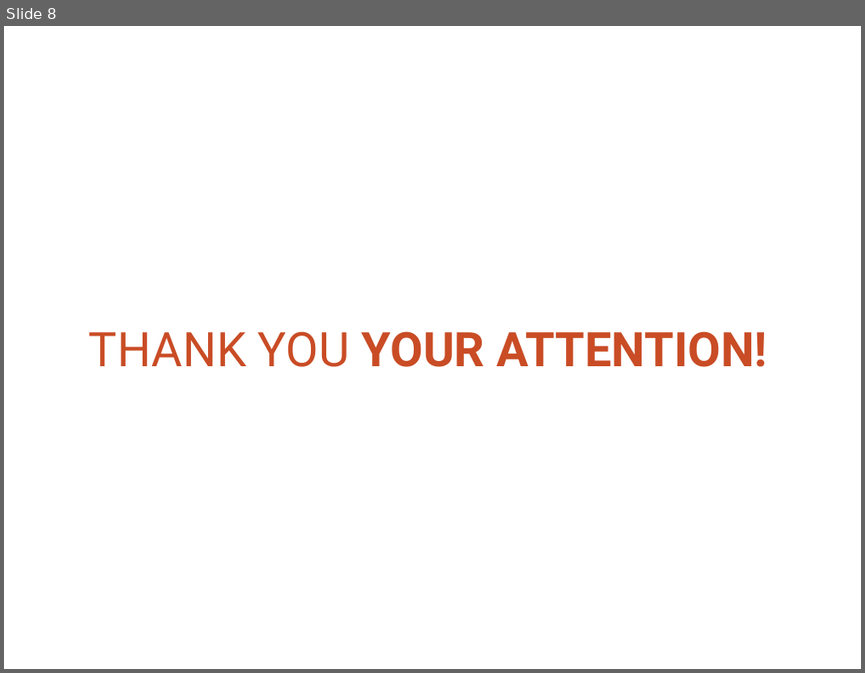
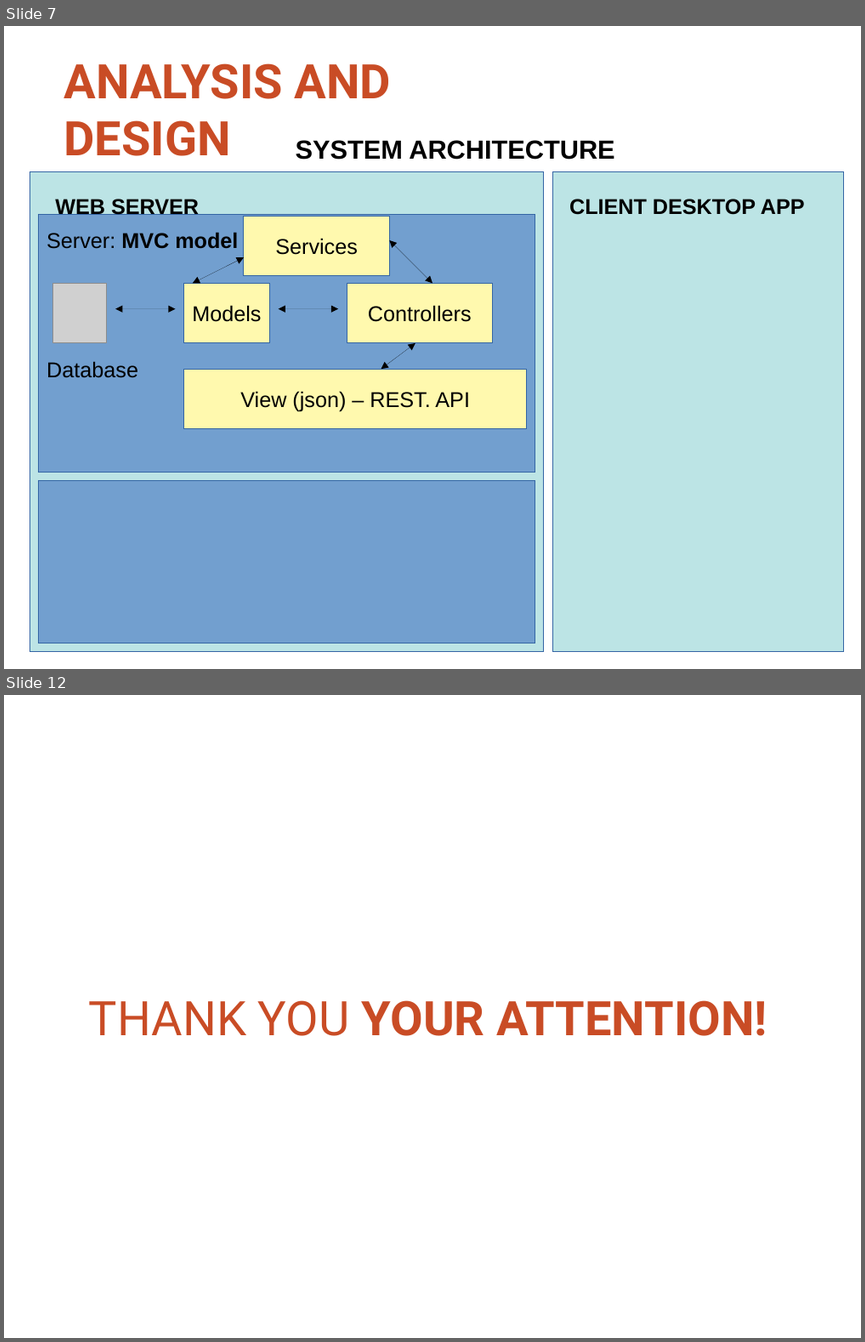
Before and after one commit to thoatran/iCT-Flashcard, a slide deck: docs/ReportSlides.pptx. Shown one above the other, each under a label of ours: slide 8 before the commit, slides 7 and 12 after it; the slides between them are not shown. The pictures are 865x673 and 865x1342 pixels, drawn with LibreOffice and Linux fonts; fonts in the diff are those of the drawing; grey boxes stand for pictures; background and template pictures are left out. Boxes give left, top, right and bottom in pixels: in the first picture for what was removed or moved away, otherwise in the second. Text is boxed around its words. In the diff, an @@ line names an element or a change of style, - is before the commit and + after.

Commit message:
update design doc

```diff
--- a/docs/ReportSlides.pptx
+++ b/docs/ReportSlides.pptx
@@ slide 7 added at [4,26,861,669], background #FFFFFF @@
@@ text added at [64,63,392,156], 40 pt, text #C94C25, bold @@
+ANALYSIS AND DESIGN
@@ text added at [296,140,614,159], 22 pt, text #000000, bold @@
+SYSTEM ARCHITECTURE
@@ rectangle added at [30,171,544,652], fill #BCE4E5, outline #3465A4 0.75 pt @@
@@ rectangle added at [552,171,844,652], fill #BCE4E5, outline #3465A4 0.75 pt @@
@@ text added at [55,196,199,215], 18 pt, text #000000, bold @@
+WEB SERVER
@@ text added at [569,199,805,215], 18 pt, text #000000, bold @@
+CLIENT DESKTOP APP
@@ rectangle added at [38,215,535,471], fill #729FCF, outline #3465A4 0.75 pt @@
@@ rectangle added at [244,216,390,275], fill #FFF9AE, outline #3465A4 0.75 pt, 18 pt, text #000000 @@
+Services
@@ text added at [46,232,238,249], 18 pt, text #000000, bold @@
+Server: MVC model
@@ double arrow added from (390, 240) to (432, 283), #000000 0.75 pt @@
@@ double arrow added from (193, 283) to (244, 257), #000000 0.75 pt @@
@@ picture added at [52,283,107,343] @@
@@ rectangle added at [184,283,269,343], fill #FFF9AE, outline #3465A4 0.75 pt, 18 pt, text #000000 @@
+Models
@@ rectangle added at [347,283,493,343], fill #FFF9AE, outline #3465A4 0.75 pt, 18 pt, text #000000 @@
+Controllers
@@ double arrow added from (115, 309) to (176, 309), #000000 0.75 pt @@
@@ double arrow added from (279, 309) to (338, 309), #000000 0.75 pt @@
@@ double arrow added from (381, 369) to (415, 343), #000000 0.75 pt @@
@@ text added at [46,361,138,378], 18 pt, text #000000 @@
+Database
@@ rectangle added at [184,369,527,429], fill #FFF9AE, outline #3465A4 0.75 pt, 18 pt, text #000000 @@
+View (json) – REST. API
@@ rectangle added at [38,480,535,643], fill #729FCF, outline #3465A4 0.75 pt @@
@@ what was slide 8 is now slide 12 @@
```
Also in this commit, not shown: 3 slides changed, 7 other slides added, 4 slides removed, 2 other files.
